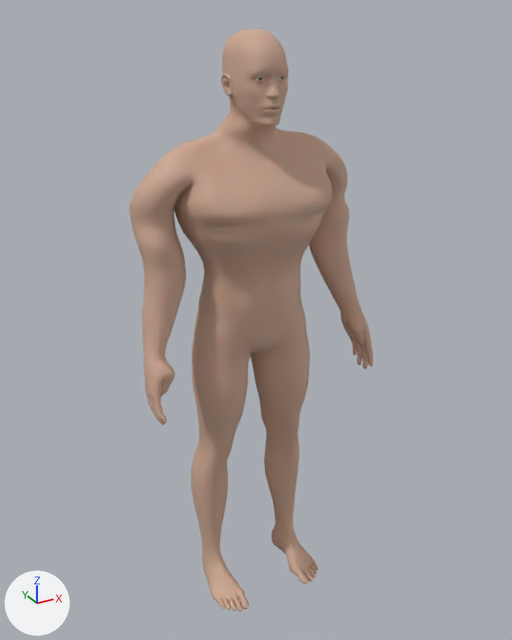
Renders of the Blender file blender/man-model.blend from each side of a commit.
Rendered twice from a 50 mm lens placed at (-0.92, -1.668, 1.78), pointed at (0.021, 0.044, 0.924). Lighting does not change. The marker at lower left points along +X, +Y and +Z. The picture after the commit comes second. Both versions are drawn at full value of the shape key 'Chest' of 'firstmodelMesh'; the numbers are the values there.

The first picture shows 'firstmodelMesh'.
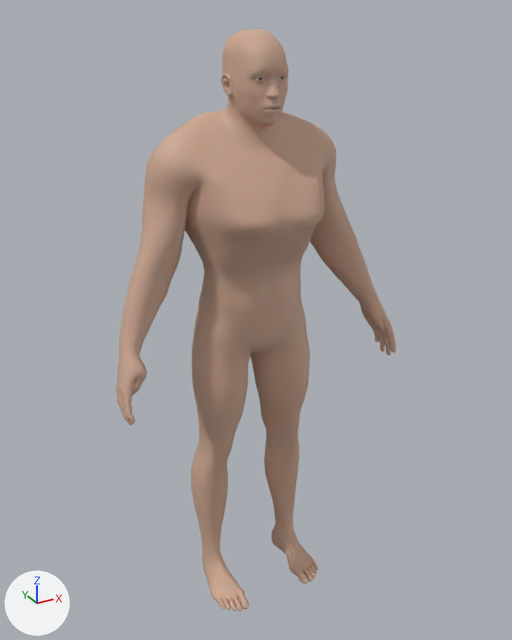
What the commit changed:
me_firstmodel is used by ob_firstmodelmesh; location (0.0, 0.0, 0.0); rotation (3.142, 0.0, 0.0), in degrees (180, 0, 0); scale (0.1, 0.1, 0.1).
me_firstmodel had 13380 vertices, 13378 faces and spanned x -3.7..3.7, y -2.0..1.4, z -17.3..0.0.
me_firstmodel now has 13380 vertices, 13378 faces and spans x -4.5..4.5, y -2.2..1.6, z -17.3..0.0.
me_firstmodel part 1: 5407 of 13380 vertices moved; they spanned x -3.7..3.7, y -2.0..1.3, z -15.7..-7.4 and now span x -4.5..4.5, y -2.2..1.6, z -15.7..-7.7; mean shift (0.0, 0.0, -0.2); largest move (-3.4, 0.9, -7.4) -> (-4.3, 0.9, -7.7).

Where the change shows, as pixel boxes [x1, y1, x2, y2] in the pictures (512 x 640 px; the box of a moved part takes in the faces that stretch with it):
'firstmodelMesh', reshaped (15% wider): before [129, 29, 373, 612]; after [116, 29, 396, 612]
part 1 of me_firstmodel, moved or reshaped: before [129, 103, 373, 425]; after [116, 102, 396, 425]
